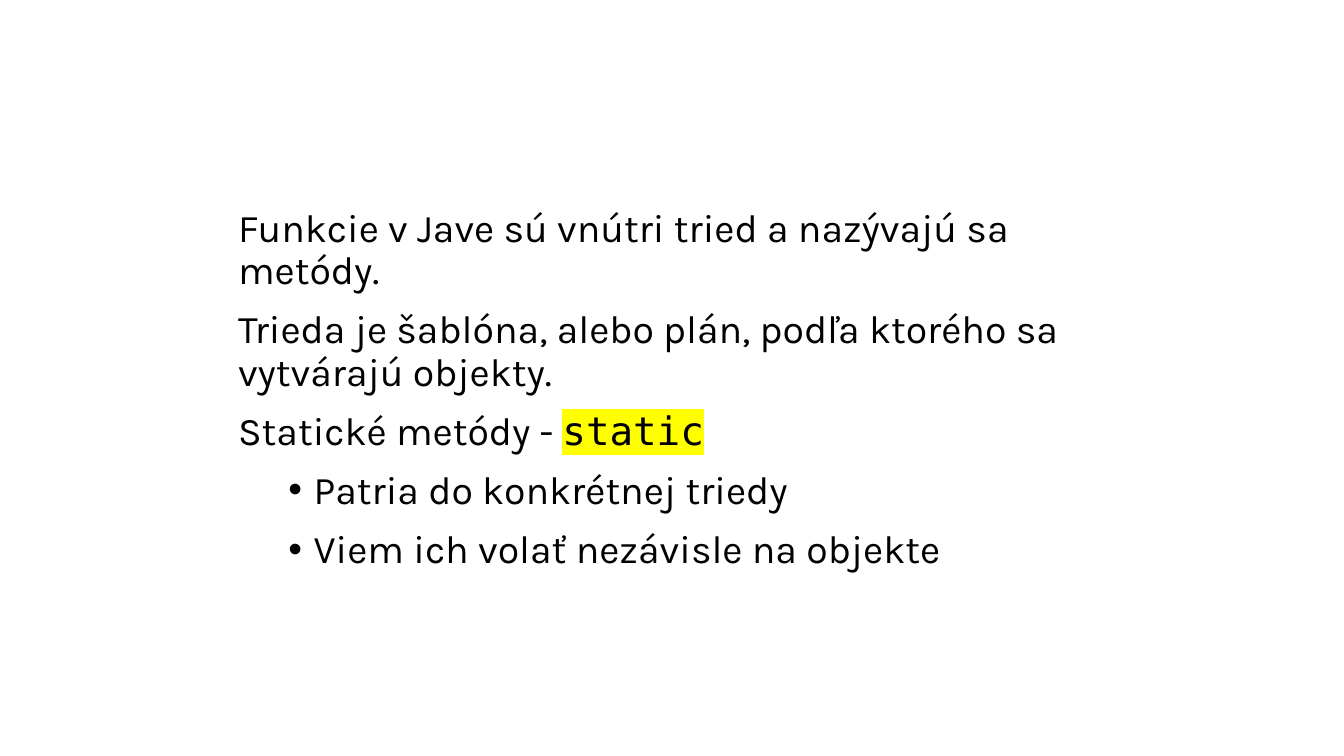
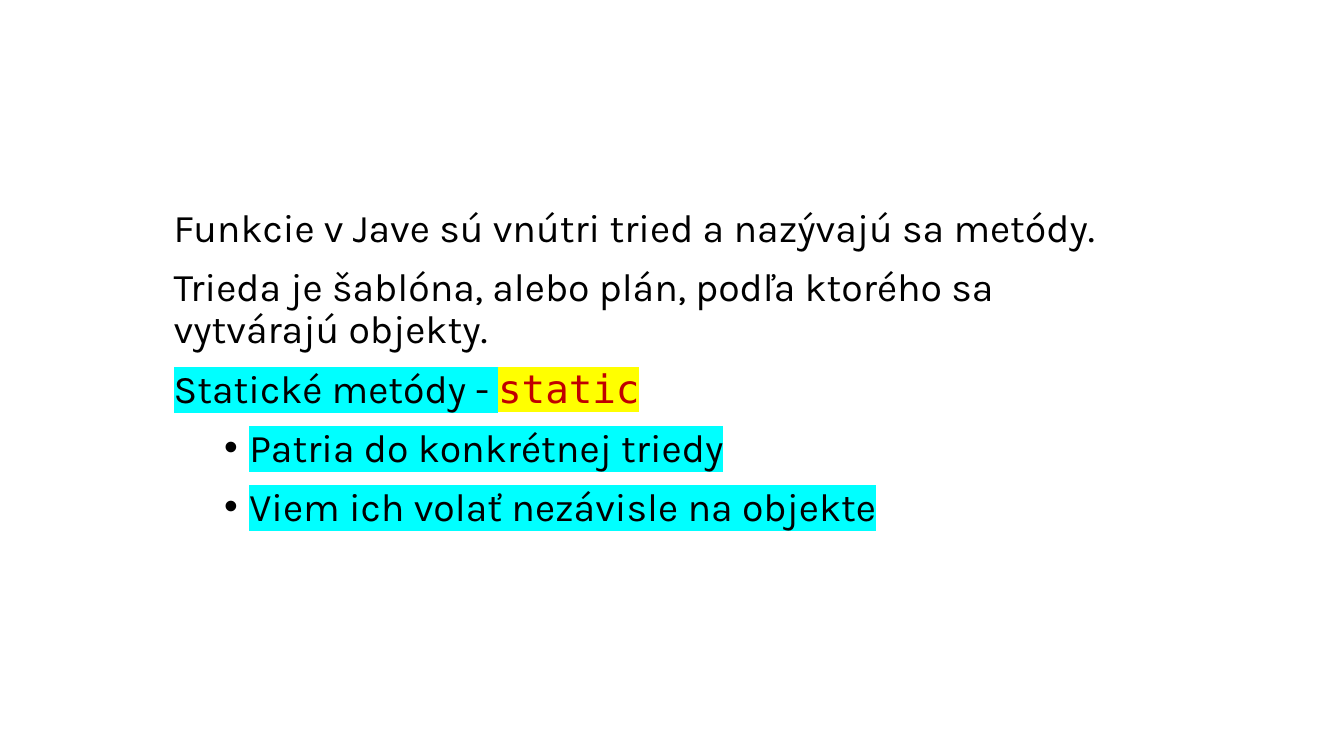
Before and after one commit to wagjo/oop, a slide deck: slide 4 of prezentacie/c02w.pptx (slide 3 before the commit). Drawn at 1344x756 pixels with LibreOffice and Linux fonts; fonts in the diff are those of the drawing. Boxes give left, top, right and bottom in pixels: in the first picture for what was removed or moved away, otherwise in the second. Text is boxed around its words. In the diff, an @@ line names an element or a change of style, - is before the commit and + after.

```diff
--- a/prezentacie/c02w.pptx
+++ b/prezentacie/c02w.pptx
@@ text "Funkcie v Jave sú vnútri ...": place and size @@
-text "Funkcie v Jave sú vnútri ..." at bbox=[238, 212, 1058, 573]
+text "Funkcie v Jave sú vnútri ..." at bbox=[174, 212, 1095, 531]
@@ text at bbox=[174, 373, 876, 531]: text colour #000000 to #C00000 in "static"; highlight none to #00FFFF in "Statické metódy -", "Patria do konkrétnej triedy", "Viem ich volať nezávisle na objekte" @@
```
Also in this commit, not shown: 5 other slides changed, 1 slide added, 3 other files.
